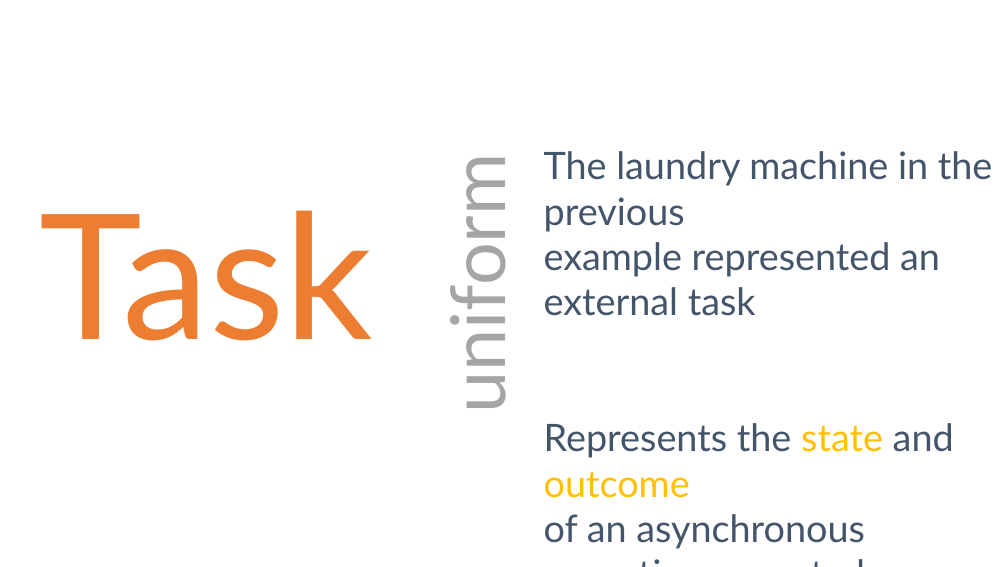
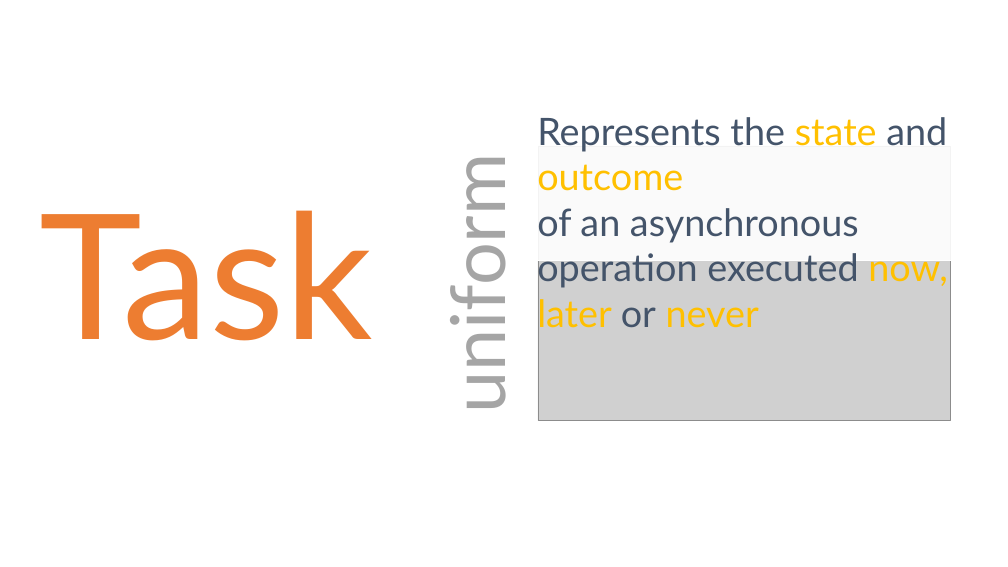
Before and after one commit to danielmarbach/02-25-2016-AsyncWebinar, a slide deck: slide 7 of webinar.pptx. Drawn at 1008x567 pixels with LibreOffice and Linux fonts; fonts in the diff are those of the drawing; grey boxes stand for pictures. Boxes give left, top, right and bottom in pixels: in the first picture for what was removed or moved away, otherwise in the second. Text is boxed around its words. In the diff, an @@ line names an element or a change of style, - is before the commit and + after.

Commit message:
Slide updates

```diff
--- a/webinar.pptx
+++ b/webinar.pptx
@@ rectangle added at [530, 17, 886, 290], fill #FFFFFF at 90% opacity, outline #FFFFFF 1 pt @@
@@ rectangle added at [538, 30, 997, 260], fill #FFFFFF at 90% opacity, outline #FFFFFF 1 pt @@
@@ text "Represents the state and outcome ...": place and size @@
-text "Represents the state and outcome ..." at [544, 151, 993, 549]
+text "Represents the state and outcome ..." at [537, 117, 948, 334]
@@ picture added at [538, 146, 951, 420] @@
@@ text at [544, 151, 993, 316]: paragraph removed @@
-The laundry machine in the previous
-example represented an external task
@@ rectangle added at [748, 260, 918, 532], fill #FFFFFF at 90% opacity, outline #FFFFFF 1 pt @@
```
Also in this commit, not shown: 5 other slides changed, 4 slides added, 3 slides removed.
